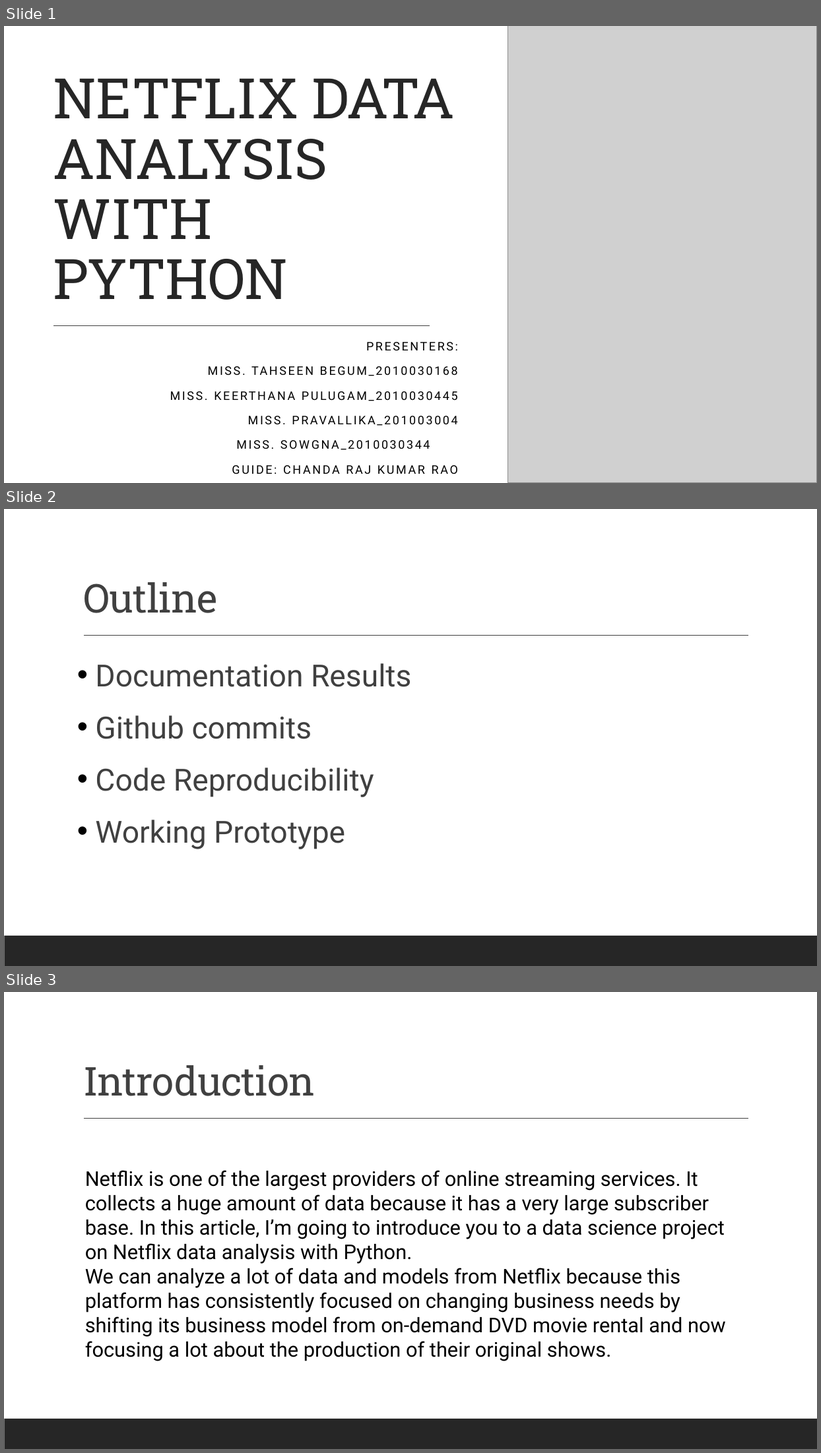
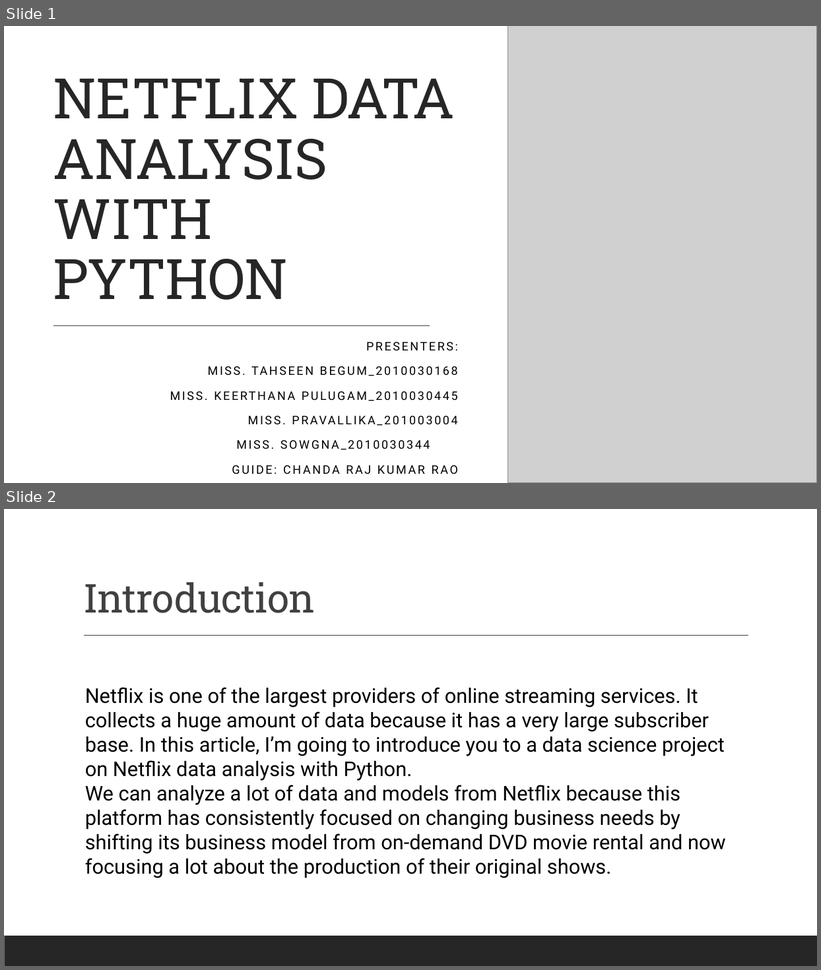
Before and after one commit to K-L-U-H/Netflix_Data_Analysis, a slide deck: presentations/NETFLIX DATA ANALYSIS WITH PYTHON_R4(final one).pptx. Shown one above the other, each under a label of ours: slides 1, 2 and 3 before the commit, slides 1 and 2 after it. The pictures are 821x1453 and 821x970 pixels, drawn with LibreOffice and Linux fonts; fonts in the diff are those of the drawing; grey boxes stand for pictures. Boxes give left, top, right and bottom in pixels: in the first picture for what was removed or moved away, otherwise in the second. Text is boxed around its words. In the diff, an @@ line names an element or a change of style, - is before the commit and + after.

```diff
--- a/presentations/NETFLIX DATA ANALYSIS WITH PYTHON_R4(final one).pptx
+++ b/presentations/NETFLIX DATA ANALYSIS WITH PYTHON_R4(final one).pptx
@@ slide 2 removed at (4, 509, 817, 966), background #FFFFFF; not listed: 2 template elements that a slide beside it also shows @@
@@ title removed at (83, 582, 217, 613) @@
-Outline
@@ text removed at (95, 663, 411, 850) @@
-• Documentation Results
-• Github commits
-• Code Reproducibility
-• Working Prototype
@@ what was slide 3 is now slide 2 @@
```
Also in this commit, not shown: 4 slides changed, 4 slides added, 2 other slides removed.
